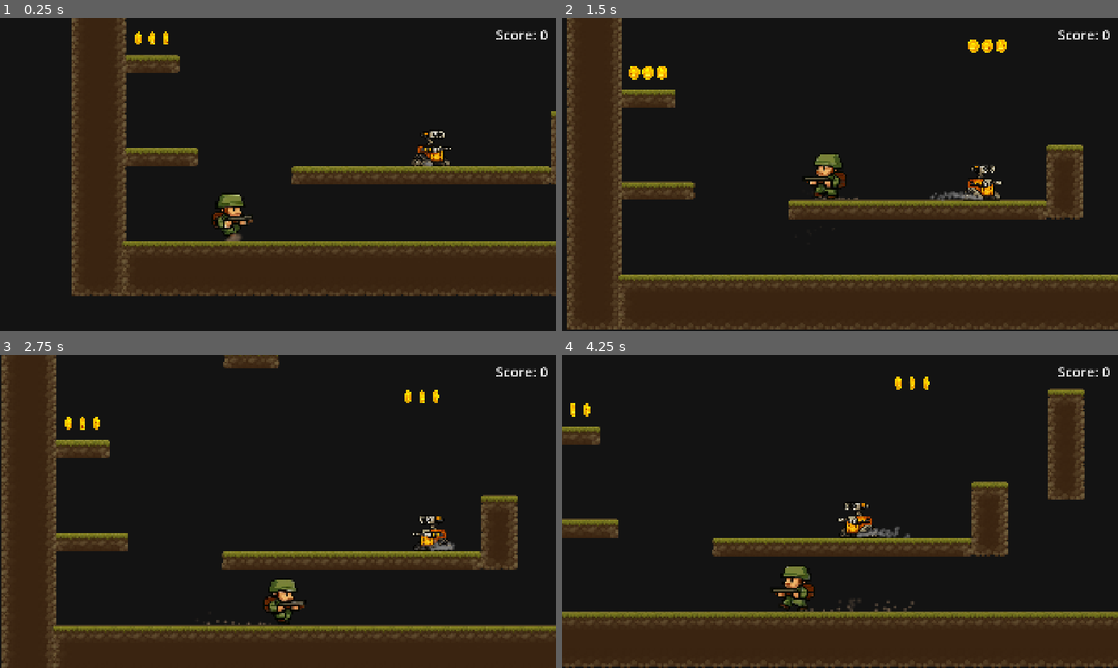
Above: before the commit, frames 1-4 (two rows, left to right).
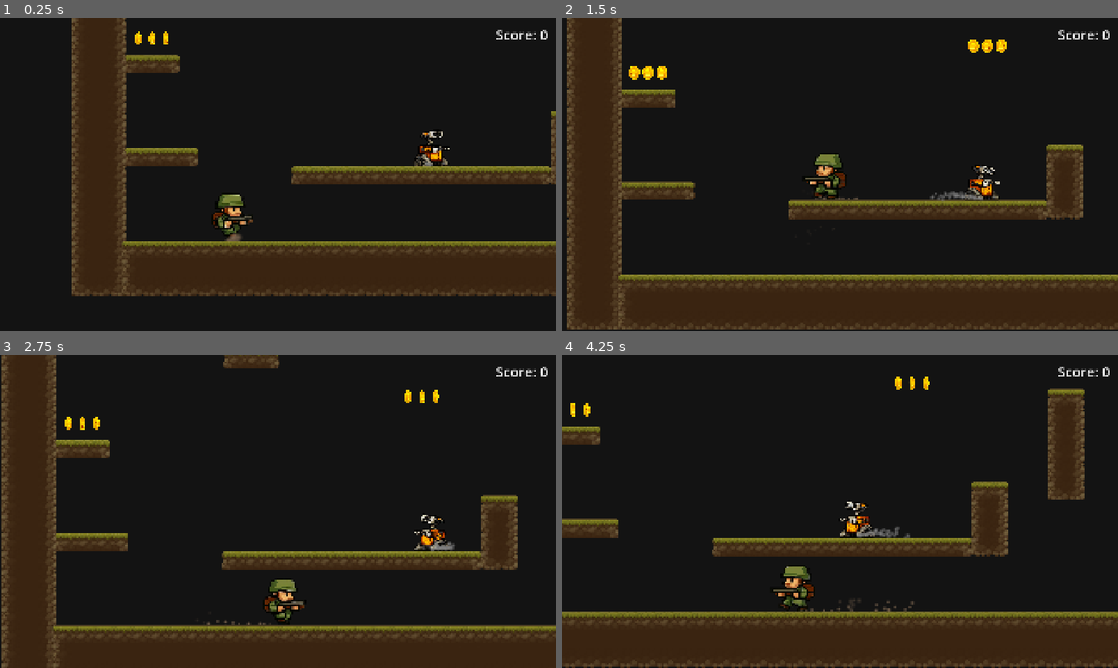
Above: after the commit, the same moments.

Repository: slaavo/Platform_test
Game: Godot game, scene res://Main.tscn
The game is run twice, just before and just after one commit, with the same random seed, the same clock (stepped at 60 frames per second) and the same inputs.
Inputs:
- Up to frame 1 (0.25 s): no input
- Up to frame 2 (1.5 s): tap Enter (ui_accept) at 0.5, 0.77 s; hold Right (ui_right) 0.53-1.28 s; hold Left (ui_left) from 1.28 s (still down)
- Up to frame 3 (2.75 s): tap Enter (ui_accept) at 1.52 s; release Left (ui_left) at 2.03 s; hold Right (ui_right) from 2.03 s (still down)
- Up to frame 4 (4.25 s): tap Enter (ui_accept) at 3.02, 3.77 s; release Right (ui_right) at 3.53 s; hold Left (ui_left) from 3.53 s (still down)

The runs differ from the first frame. In frame 1, 0.3% of the frame differs, in the area x 74-82%, y 36-48%; in frame 2, 0.3%, in the area x 72-79%, y 46-59%; in frame 3, 0.3%; in frame 4, 0.3%.

Commit message:
Animate robot

Diff:
--- a/enemy.gd
+++ b/enemy.gd
@@ -14,6 +14,8 @@
 @onready var sprite: Sprite2D = $Sprite2D
 @onready var walk_dust: GPUParticles2D = $WalkDust
 
+@onready var sprite_anim: AnimatedSprite2D = $AnimatedSprite2D
+
 # === ZMIENNE WEWNĘTRZNE ===
 var direction: int = 1
 var left_bound: float = 0.0
@@ -25,6 +27,7 @@
 	add_to_group("enemy")
 	direction = 1 if start_moving_right else -1
 	_setup_dust_effects()
+	sprite_anim.play("run")
 
 	# Poczekaj jedną klatkę, aż platforma się zainicjalizuje
 	await get_tree().process_frame
@@ -123,3 +126,5 @@
 func _flip_sprite() -> void:
 	if sprite:
 		sprite.flip_h = (direction == -1)
+	if sprite_anim:
+		sprite_anim.flip_h = (direction == -1)
--- a/enemy.tscn
+++ b/enemy.tscn
@@ -1,19 +1,288 @@
-[gd_scene load_steps=4 format=3 uid="uid://dj6hag1i5wmyu"]
+[gd_scene load_steps=42 format=3 uid="uid://dj6hag1i5wmyu"]
 
 [ext_resource type="Script" uid="uid://c4e17wdi0rjha" path="res://enemy.gd" id="1_4gyqm"]
 [ext_resource type="Texture2D" uid="uid://1s8qur7rh220" path="res://assets/bitmaps/robot/Robot.png" id="1_7k104"]
+[ext_resource type="Texture2D" uid="uid://b5urvuhb34c45" path="res://assets/bitmaps/robot/Robot_run.png" id="3_qi2p4"]
+
+[sub_resource type="AtlasTexture" id="AtlasTexture_iifgy"]
+atlas = ExtResource("3_qi2p4")
+region = Rect2(0, 0, 261, 277)
+
+[sub_resource type="AtlasTexture" id="AtlasTexture_epg4t"]
+atlas = ExtResource("3_qi2p4")
+region = Rect2(261, 0, 261, 277)
+
+[sub_resource type="AtlasTexture" id="AtlasTexture_3yqyl"]
+atlas = ExtResource("3_qi2p4")
+region = Rect2(522, 0, 261, 277)
+
+[sub_resource type="AtlasTexture" id="AtlasTexture_wujgv"]
+atlas = ExtResource("3_qi2p4")
+region = Rect2(783, 0, 261, 277)
+
+[sub_resource type="AtlasTexture" id="AtlasTexture_hb8ge"]
+atlas = ExtResource("3_qi2p4")
+region = Rect2(1044, 0, 261, 277)
+
+[sub_resource type="AtlasTexture" id="AtlasTexture_e1ltt"]
+atlas = ExtResource("3_qi2p4")
+region = Rect2(1305, 0, 261, 277)
+
+[sub_resource type="AtlasTexture" id="AtlasTexture_dxifv"]
+atlas = ExtResource("3_qi2p4")
+region = Rect2(0, 277, 261, 277)
+
+[sub_resource type="AtlasTexture" id="AtlasTexture_pwjut"]
+atlas = ExtResource("3_qi2p4")
+region = Rect2(261, 277, 261, 277)
+
+[sub_resource type="AtlasTexture" id="AtlasTexture_n0g06"]
+atlas = ExtResource("3_qi2p4")
+region = Rect2(522, 277, 261, 277)
+
+[sub_resource type="AtlasTexture" id="AtlasTexture_ar8e5"]
+atlas = ExtResource("3_qi2p4")
+region = Rect2(783, 277, 261, 277)
+
+[sub_resource type="AtlasTexture" id="AtlasTexture_doop2"]
+atlas = ExtResource("3_qi2p4")
+region = Rect2(1044, 277, 261, 277)
+
+[sub_resource type="AtlasTexture" id="AtlasTexture_5hcft"]
+atlas = ExtResource("3_qi2p4")
+region = Rect2(1305, 277, 261, 277)
+
+[sub_resource type="AtlasTexture" id="AtlasTexture_nnovl"]
+atlas = ExtResource("3_qi2p4")
+region = Rect2(0, 554, 261, 277)
+
+[sub_resource type="AtlasTexture" id="AtlasTexture_jmwgi"]
+atlas = ExtResource("3_qi2p4")
+region = Rect2(261, 554, 261, 277)
+
+[sub_resource type="AtlasTexture" id="AtlasTexture_g2u8i"]
+atlas = ExtResource("3_qi2p4")
+region = Rect2(522, 554, 261, 277)
+
+[sub_resource type="AtlasTexture" id="AtlasTexture_otto8"]
+atlas = ExtResource("3_qi2p4")
+region = Rect2(783, 554, 261, 277)
+
+[sub_resource type="AtlasTexture" id="AtlasTexture_8q82m"]
+atlas = ExtResource("3_qi2p4")
+region = Rect2(1044, 554, 261, 277)
+
+[sub_resource type="AtlasTexture" id="AtlasTexture_epc7x"]
+atlas = ExtResource("3_qi2p4")
+region = Rect2(1305, 554, 261, 277)
+
+[sub_resource type="AtlasTexture" id="AtlasTexture_o7rgc"]
+atlas = ExtResource("3_qi2p4")
+region = Rect2(0, 831, 261, 277)
+
+[sub_resource type="AtlasTexture" id="AtlasTexture_kdav3"]
+atlas = ExtResource("3_qi2p4")
+region = Rect2(261, 831, 261, 277)
+
+[sub_resource type="AtlasTexture" id="AtlasTexture_jpbtr"]
+atlas = ExtResource("3_qi2p4")
+region = Rect2(522, 831, 261, 277)
+
+[sub_resource type="AtlasTexture" id="AtlasTexture_qgdfx"]
+atlas = ExtResource("3_qi2p4")
+region = Rect2(783, 831, 261, 277)
+
+[sub_resource type="AtlasTexture" id="AtlasTexture_qku5p"]
+atlas = ExtResource("3_qi2p4")
+region = Rect2(1044, 831, 261, 277)
+
+[sub_resource type="AtlasTexture" id="AtlasTexture_l1fjw"]
+atlas = ExtResource("3_qi2p4")
+region = Rect2(1305, 831, 261, 277)
+
+[sub_resource type="AtlasTexture" id="AtlasTexture_b5wqg"]
+atlas = ExtResource("3_qi2p4")
+region = Rect2(0, 1108, 261, 277)
+
+[sub_resource type="AtlasTexture" id="AtlasTexture_hgro5"]
+atlas = ExtResource("3_qi2p4")
+region = Rect2(261, 1108, 261, 277)
+
+[sub_resource type="AtlasTexture" id="AtlasTexture_18rq2"]
+atlas = ExtResource("3_qi2p4")
+region = Rect2(522, 1108, 261, 277)
+
+[sub_resource type="AtlasTexture" id="AtlasTexture_ccdwq"]
+atlas = ExtResource("3_qi2p4")
+region = Rect2(783, 1108, 261, 277)
+
+[sub_resource type="AtlasTexture" id="AtlasTexture_0jgdh"]
+atlas = ExtResource("3_qi2p4")
+region = Rect2(1044, 1108, 261, 277)
+
+[sub_resource type="AtlasTexture" id="AtlasTexture_6wg26"]
+atlas = ExtResource("3_qi2p4")
+region = Rect2(1305, 1108, 261, 277)
+
+[sub_resource type="AtlasTexture" id="AtlasTexture_qskgw"]
+atlas = ExtResource("3_qi2p4")
+region = Rect2(0, 1385, 261, 277)
+
+[sub_resource type="AtlasTexture" id="AtlasTexture_g3onx"]
+atlas = ExtResource("3_qi2p4")
+region = Rect2(261, 1385, 261, 277)
+
+[sub_resource type="AtlasTexture" id="AtlasTexture_o707m"]
+atlas = ExtResource("3_qi2p4")
+region = Rect2(522, 1385, 261, 277)
+
+[sub_resource type="AtlasTexture" id="AtlasTexture_difxq"]
+atlas = ExtResource("3_qi2p4")
+region = Rect2(783, 1385, 261, 277)
+
+[sub_resource type="AtlasTexture" id="AtlasTexture_5tv8x"]
+atlas = ExtResource("3_qi2p4")
+region = Rect2(1044, 1385, 261, 277)
+
+[sub_resource type="AtlasTexture" id="AtlasTexture_jnl6c"]
+atlas = ExtResource("3_qi2p4")
+region = Rect2(1305, 1385, 261, 277)
+
+[sub_resource type="SpriteFrames" id="SpriteFrames_lv0vf"]
+animations = [{
+"frames": [{
+"duration": 1.0,
+"texture": SubResource("AtlasTexture_iifgy")
+}, {
+"duration": 1.0,
+"texture": SubResource("AtlasTexture_epg4t")
+}, {
+"duration": 1.0,
+"texture": SubResource("AtlasTexture_3yqyl")
+}, {
+"duration": 1.0,
+"texture": SubResource("AtlasTexture_wujgv")
+}, {
+"duration": 1.0,
+"texture": SubResource("AtlasTexture_hb8ge")
+}, {
+"duration": 1.0,
+"texture": SubResource("AtlasTexture_e1ltt")
+}, {
+"duration": 1.0,
+"texture": SubResource("AtlasTexture_dxifv")
+}, {
+"duration": 1.0,
+"texture": SubResource("AtlasTexture_pwjut")
+}, {
+"duration": 1.0,
+"texture": SubResource("AtlasTexture_n0g06")
+}, {
+"duration": 1.0,
+"texture": SubResource("AtlasTexture_ar8e5")
+}, {
+"duration": 1.0,
+"texture": SubResource("AtlasTexture_doop2")
+}, {
+"duration": 1.0,
+"texture": SubResource("AtlasTexture_5hcft")
+}, {
+"duration": 1.0,
+"texture": SubResource("AtlasTexture_nnovl")
+}, {
+"duration": 1.0,
+"texture": SubResource("AtlasTexture_jmwgi")
+}, {
+"duration": 1.0,
+"texture": SubResource("AtlasTexture_g2u8i")
+}, {
+"duration": 1.0,
+"texture": SubResource("AtlasTexture_otto8")
+}, {
+"duration": 1.0,
+"texture": SubResource("AtlasTexture_8q82m")
+}, {
+"duration": 1.0,
+"texture": SubResource("AtlasTexture_epc7x")
+}, {
+"duration": 1.0,
+"texture": SubResource("AtlasTexture_o7rgc")
+}, {
+"duration": 1.0,
+"texture": SubResource("AtlasTexture_kdav3")
+}, {
+"duration": 1.0,
+"texture": SubResource("AtlasTexture_jpbtr")
+}, {
+"duration": 1.0,
+"texture": SubResource("AtlasTexture_qgdfx")
+}, {
+"duration": 1.0,
+"texture": SubResource("AtlasTexture_qku5p")
+}, {
+"duration": 1.0,
+"texture": SubResource("AtlasTexture_l1fjw")
+}, {
+"duration": 1.0,
+"texture": SubResource("AtlasTexture_b5wqg")
+}, {
+"duration": 1.0,
+"texture": SubResource("AtlasTexture_hgro5")
+}, {
+"duration": 1.0,
+"texture": SubResource("AtlasTexture_18rq2")
+}, {
+"duration": 1.0,
+"texture": SubResource("AtlasTexture_ccdwq")
+}, {
+"duration": 1.0,
+"texture": SubResource("AtlasTexture_0jgdh")
+}, {
+"duration": 1.0,
+"texture": SubResource("AtlasTexture_6wg26")
+}, {
+"duration": 1.0,
+"texture": SubResource("AtlasTexture_qskgw")
+}, {
+"duration": 1.0,
+"texture": SubResource("AtlasTexture_g3onx")
+}, {
+"duration": 1.0,
+"texture": SubResource("AtlasTexture_o707m")
+}, {
+"duration": 1.0,
+"texture": SubResource("AtlasTexture_difxq")
+}, {
+"duration": 1.0,
+"texture": SubResource("AtlasTexture_5tv8x")
+}, {
+"duration": 1.0,
+"texture": SubResource("AtlasTexture_jnl6c")
+}],
+"loop": true,
+"name": &"run",
+"speed": 20.0
+}]
 
 [sub_resource type="RectangleShape2D" id="RectangleShape2D_7k104"]
-size = Vector2(144, 120)
+size = Vector2(128, 120)
 
 [node name="Enemy" type="CharacterBody2D"]
 script = ExtResource("1_4gyqm")
 
 [node name="Sprite2D" type="Sprite2D" parent="."]
+visible = false
 scale = Vector2(0.5, 0.5)
 texture = ExtResource("1_7k104")
 offset = Vector2(3, 5)
 
+[node name="AnimatedSprite2D" type="AnimatedSprite2D" parent="."]
+position = Vector2(0, 3.36)
+scale = Vector2(0.5, 0.5)
+sprite_frames = SubResource("SpriteFrames_lv0vf")
+animation = &"run"
+frame_progress = 0.7866648
+
 [node name="CollisionShape2D" type="CollisionShape2D" parent="."]
 position = Vector2(0, 4)
 shape = SubResource("RectangleShape2D_7k104")
--- a/player.tscn
+++ b/player.tscn
@@ -524,7 +524,7 @@
 }]
 
 [sub_resource type="RectangleShape2D" id="RectangleShape2D_i3pqv"]
-size = Vector2(120, 136.66666)
+size = Vector2(95.833336, 136.66666)
 
 [node name="Player" type="CharacterBody2D"]
 scale = Vector2(1.2, 1.2)
@@ -543,7 +543,7 @@
 animation = &"walk"
 
 [node name="CollisionShape2D" type="CollisionShape2D" parent="."]
-position = Vector2(-2.499999, 3.7749608e-06)
+position = Vector2(-0.41666615, 3.7749608e-06)
 shape = SubResource("RectangleShape2D_i3pqv")
 
 [node name="Camera2D" type="Camera2D" parent="."]
Binary file added: assets/bitmaps/robot/Robot_run.png
Not shown, added: assets/bitmaps/robot/Robot_run.png.import
